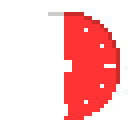
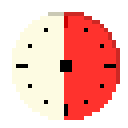
Revision of a layered 128x128 image; what changed, layer by layer:
added layer "Layer 4" above "Layer 1" over [12, 12, 120, 120]
